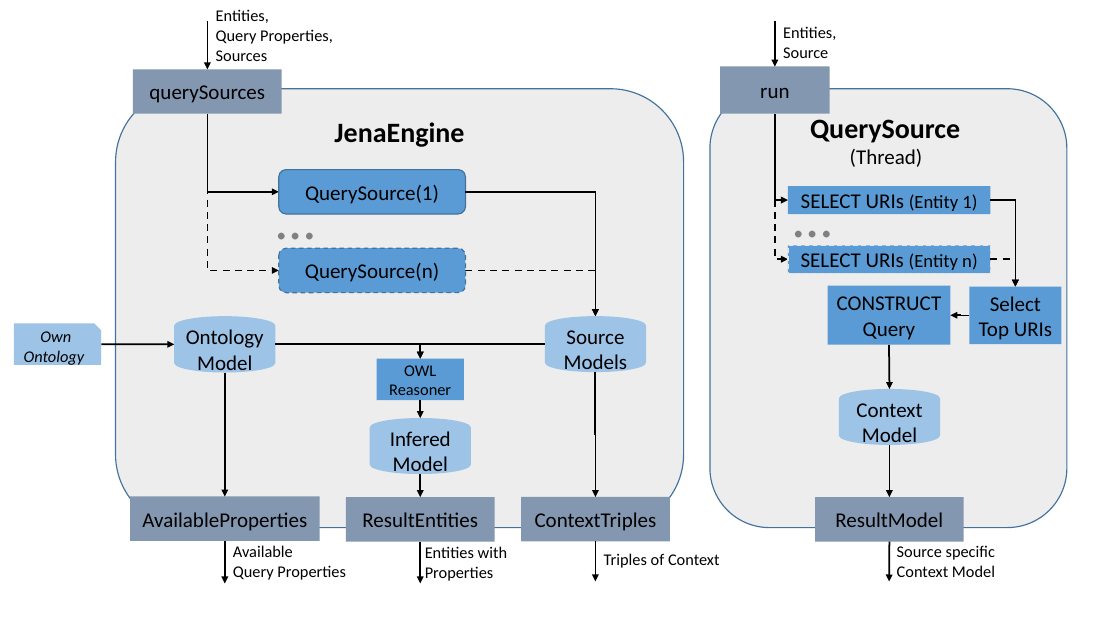
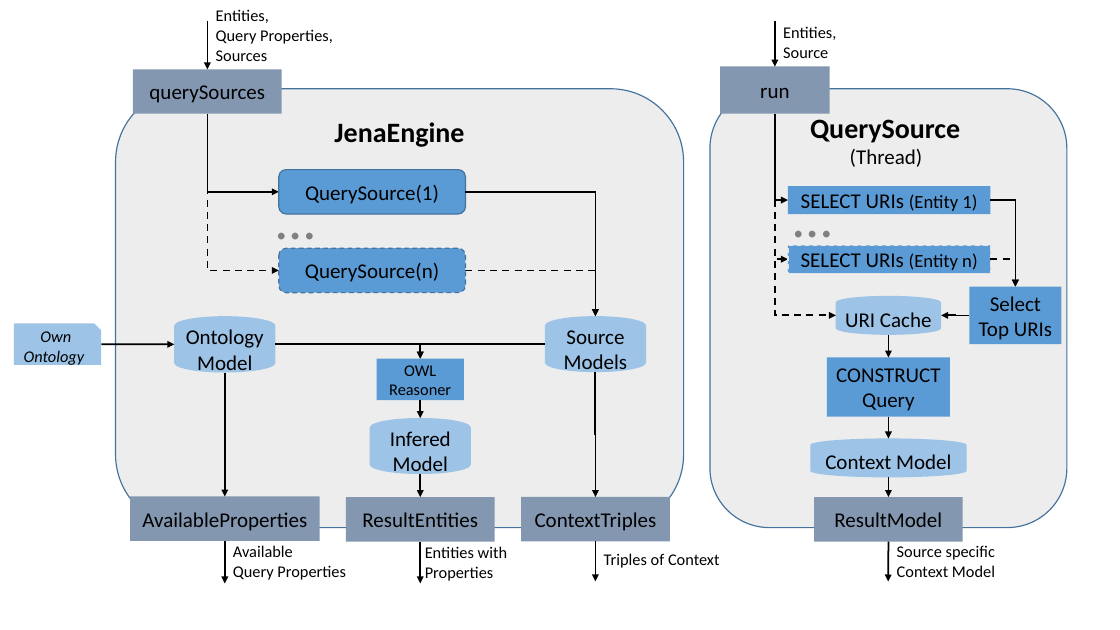
Before and after one commit to ofrendo/SemanticWebTechnologies, a slide deck: slide 2 of ProjectReport/img/Architecture_v1.pptx. Drawn at 1120x630 pixels with LibreOffice and Linux fonts; fonts in the diff are those of the drawing. Boxes give left, top, right and bottom in pixels: in the first picture for what was removed or moved away, otherwise in the second. Text is boxed around its words. In the diff, an @@ line names an element or a change of style, - is before the commit and + after.

```diff
--- a/ProjectReport/img/Architecture_v1.pptx
+++ b/ProjectReport/img/Architecture_v1.pptx
@@ elbow arrow added from (775, 113) to (836, 315), #000000 1.5 pt dashed @@
@@ cylinder added at [836, 296, 941, 334], fill #9DC3E6, 18 pt, text #000000 @@
+URI Cache
@@ elbow arrow moved from (970, 315) - (950, 315) to (970, 315) - (941, 315) @@
@@ rectangle "CONSTRUCT Query": place and size @@
-rectangle "CONSTRUCT Query" at [828, 286, 950, 344]
+rectangle "CONSTRUCT Query" at [828, 358, 950, 417]
@@ arrow added from (889, 335) to (889, 358), #000000 1.5 pt @@
@@ arrow moved from (889, 344) - (890, 389) to (889, 417) - (889, 439) @@
@@ cylinder "Context Model": place and size @@
-cylinder "Context Model" at [839, 389, 940, 445]
+cylinder "Context Model" at [811, 439, 967, 477]
@@ elbow arrow removed from (890, 445) to (890, 497) @@
@@ arrow added from (889, 477) to (889, 497), #000000 1.5 pt @@
```
Also in this commit, not shown: 5 other files.
